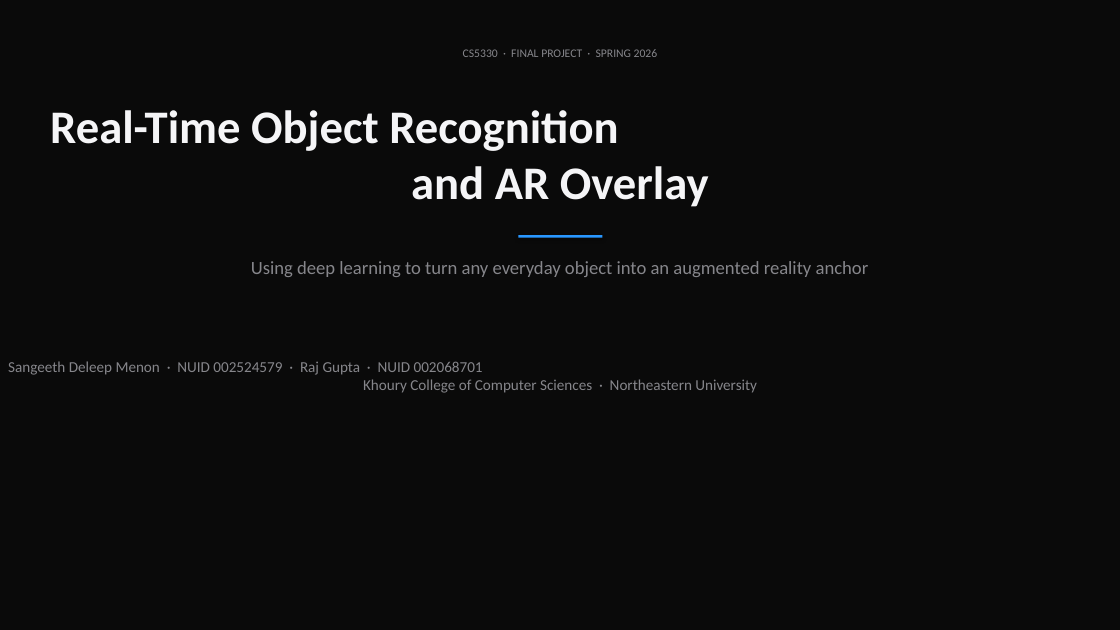
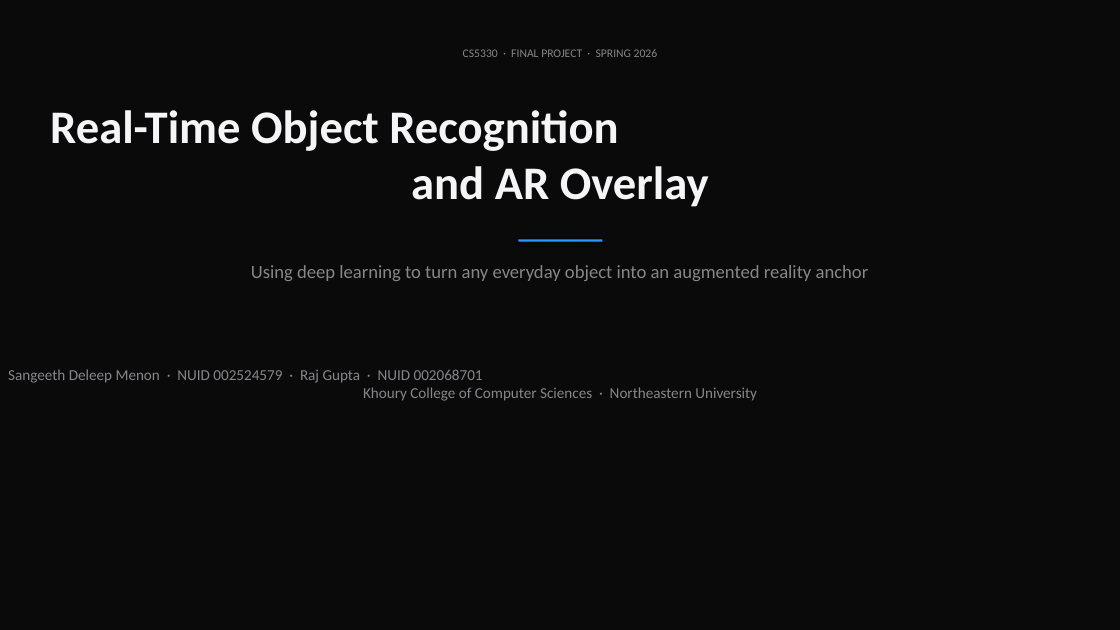
Before and after one commit to sangdelmenon/CS5330_Final_Project, a slide deck: slide 1 of presentation/presentation.pptx. Drawn at 1120x630 pixels with LibreOffice and Linux fonts; fonts in the diff are those of the drawing. Boxes give left, top, right and bottom in pixels: in the first picture for what was removed or moved away, otherwise in the second. Text is boxed around its words. In the diff, an @@ line names an element or a change of style, - is before the commit and + after.

```diff
--- a/presentation/presentation.pptx
+++ b/presentation/presentation.pptx
@@ rectangle: place and size @@
-rectangle at (518, 235, 602, 238)
+rectangle at (518, 239, 602, 242)
@@ text "Using deep learning to turn ...": place and size @@
-text "Using deep learning to turn ..." at (251, 261, 869, 277)
+text "Using deep learning to turn ..." at (251, 265, 869, 281)
@@ text "Sangeeth Deleep Menon · NUID ...": place and size @@
-text "Sangeeth Deleep Menon · NUID ..." at (8, 361, 757, 393)
+text "Sangeeth Deleep Menon · NUID ..." at (8, 369, 757, 401)
```
Also in this commit, not shown: 2 other slides changed, 4 slides added, 7 slides removed, 6 other files.
